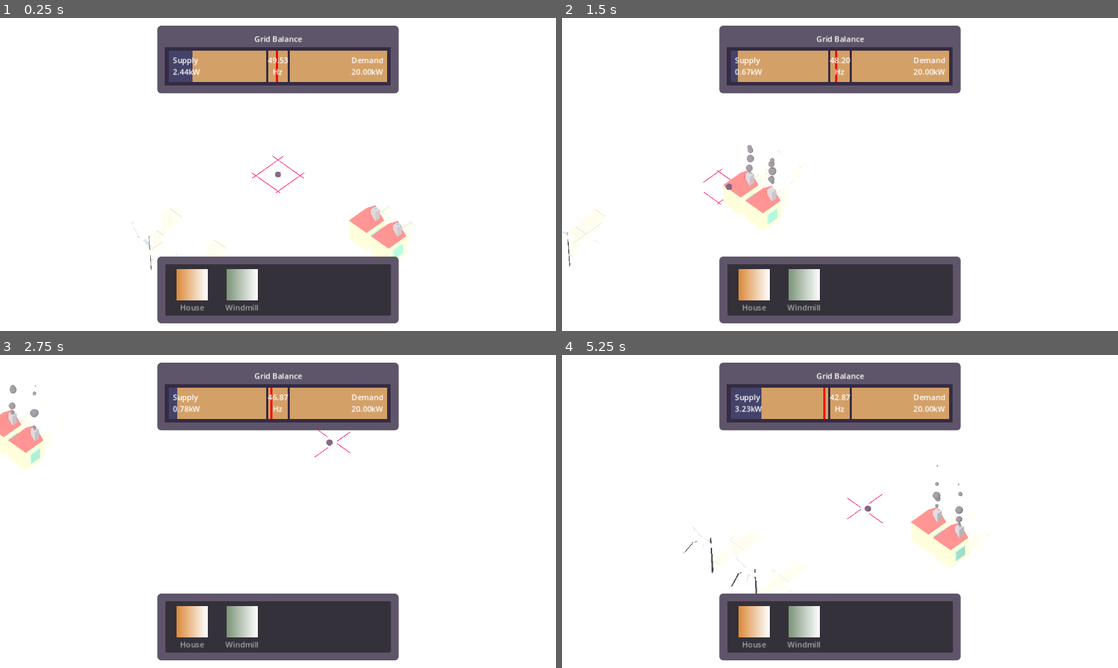
Above: before the commit, frames 1-4 (two rows, left to right).
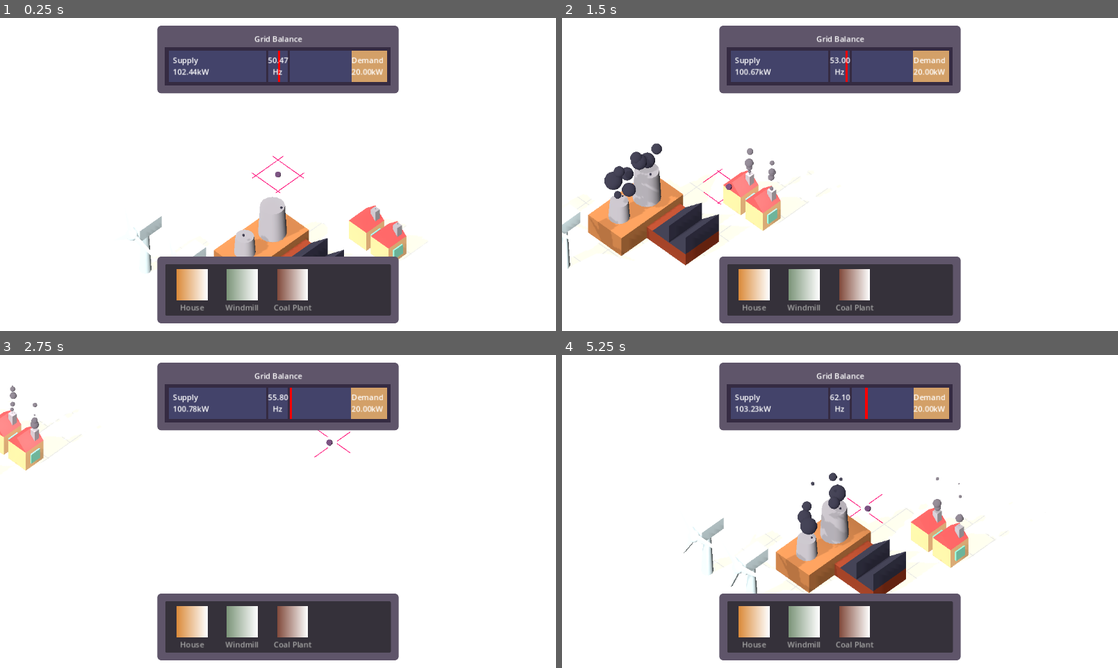
Above: after the commit, the same moments.

Repository: Vandebron/vandebron_game
Game: Godot game, scene res://world/main.tscn
Same seed, same stepped clock (60 frames per second), same inputs: the game is played once before the commit and once after it.
Inputs (mouse positions are in pixels of both pictures, inside the frame that each line leads up to):
- Up to frame 1 (0.25 s): no input
- Up to frame 2 (1.5 s): move the mouse to (962, 158) at 0.52 s; hold D (move_right) 0.53-1.28 s; click (962, 158) at 0.6 s; move the mouse to (728, 190) at 1.27 s; hold S (move_down) from 1.28 s (still down); tap Tab (show_info) at 1.35 s
- Up to frame 3 (2.75 s): move the mouse to (333, 442) at 2.02 s; release S (move_down) at 2.03 s; hold D (move_right) from 2.03 s (still down); click (333, 442) at 2.1 s
- Up to frame 4 (5.25 s): move the mouse to (812, 574) at 2.77 s; release D (move_right) at 2.78 s; hold W (move_up) 2.78-3.53 s; tap Tab (show_info) at 2.85, 4.35 s; move the mouse to (1006, 558) at 3.52 s; hold A (move_left) 3.53-5.03 s; click (1006, 558) at 3.6 s; move the mouse to (673, 464) at 4.27 s; move the mouse to (867, 511) at 5.02 s; hold S (move_down) from 5.03 s (still down); click (867, 511) at 5.1 s

The runs differ from the first frame. In frame 1, 7.0% of the frame differs, in the area x 23-74%, y 10-94%; in frame 2, 9.7%, in the area x 0-64%, y 10-94%; in frame 3, 4.5%; in frame 4, 9.7%.

Commit message:
Fix day-night cycle and tweak some aesthetics
Day night cycle is now plateauing at several points of the day, so the shadow and light doesn't constantly shift. Also made sure the light sources always points at the world origin.

Softer shadows, more saturation. Have been using a pastel color palette. Perhaps change that instead of bumping the saturation up

Diff:
--- a/library/day_night_cycle.tres
+++ b/library/day_night_cycle.tres
@@ -1,5 +1,5 @@
 [gd_resource type="Curve" format=3 uid="uid://bdblxndiqv2tn"]
 
 [resource]
-_data = [Vector2(0, 0), 0.0, -0.0316533, 0, 0, Vector2(0.246305, 0.255746), 0.0, 0.0, 0, 0, Vector2(0.504926, 1), 0.0, 0.0, 0, 0, Vector2(0.748768, 0.250313), 0.0, 0.0, 0, 0, Vector2(1, 0), 0.0152972, 0.0, 0, 0]
-point_count = 5
+_data = [Vector2(0, 0), 0.0, -0.0316533, 0, 0, Vector2(0.0953947, 0.224688), 0.0, 0.0, 0, 0, Vector2(0.246711, 0.224688), 0.0, 0.0, 0, 0, Vector2(0.398021, 1), 0.0, 0.0, 0, 0, Vector2(0.60033, 1), 0.0, 0.0, 0, 0, Vector2(0.754934, 0.219279), 0.0, 0.0, 0, 0, Vector2(0.901316, 0.215673), 0.0, 0.0, 0, 0, Vector2(1, 0), 0.0152972, 0.0, 0, 0]
+point_count = 8
--- a/object/house/house_model.tscn
+++ b/object/house/house_model.tscn
@@ -9,7 +9,7 @@
 diffuse_mode = 3
 specular_mode = 1
 albedo_color = Color(1, 0.854902, 0.690196, 1)
-roughness = 0.0
+roughness = 0.5
 
 [sub_resource type="PrismMesh" id="PrismMesh_sb8vf"]
 size = Vector3(0.8, 0.4, 0.8)
@@ -18,7 +18,7 @@
 diffuse_mode = 3
 specular_mode = 1
 albedo_color = Color(1, 0.470588, 0.470588, 1)
-roughness = 0.0
+roughness = 0.5
 
 [sub_resource type="BoxMesh" id="BoxMesh_rv7fx"]
 size = Vector3(0.1, 0.4, 0.4)
@@ -27,6 +27,7 @@
 diffuse_mode = 3
 specular_mode = 1
 albedo_color = Color(0.635294, 0.862745, 0.780392, 1)
+roughness = 0.5
 emission = Color(1, 1, 0, 1)
 emission_energy_multiplier = 4.0
 disable_receive_shadows = true
@@ -38,6 +39,7 @@
 diffuse_mode = 3
 specular_mode = 1
 albedo_color = Color(0.721569, 0.709804, 0.72549, 1)
+roughness = 0.5
 
 [sub_resource type="Curve" id="Curve_0yacr"]
 _data = [Vector2(0, 0), 0.0, 0.0, 0, 0, Vector2(0.5, 1), 0.0, 0.0, 0, 0, Vector2(1, 0), 0.0, 0.0, 0, 0]
--- a/object/windmill/windmill_material.tres
+++ b/object/windmill/windmill_material.tres
@@ -4,4 +4,4 @@
 diffuse_mode = 3
 specular_mode = 1
 albedo_color = Color(0.870588, 0.913725, 0.921569, 1)
-roughness = 0.0
+roughness = 0.5
--- a/world/main.gd
+++ b/world/main.gd
@@ -3,6 +3,10 @@
 const native_resolution := Vector2i(320, 180)
 
 @export var energy_grid: EnergyGrid
+
+@onready var sun_anchor: Node3D = $SunAnchor
+@onready var sun: DirectionalLight3D = $SunAnchor/Sun
+@onready var moon: DirectionalLight3D = $SunAnchor/Moon
 
 var builder: Builder
 
@@ -16,9 +20,16 @@
 
 
 func _physics_process(_delta: float) -> void:
-	$SunAnchor.rotation.z = PI * Weather.point_of_day
-	$SunAnchor/Sun.visible = !Weather.is_night()
-	$SunAnchor/Moon.visible = Weather.is_night()
+	sun_anchor.rotation.z = PI * Weather.point_of_day
+	sun_anchor.rotation.y = PI * Weather.point_of_day
+	sun.visible = Weather.is_day()
+	moon.visible = Weather.is_night()
+	sun.look_at(Vector3.ZERO)
+	moon.look_at(Vector3.ZERO)
+
+	# TODO: Add dawn/dusk lighting style like this:
+	#sun.light_color = Color.hex(0xd3a068ff)
+	#sun.light_energy = 0.5
 	#$WorldEnvironment.environment.fog_enabled = _is_night()
 
 
--- a/world/main.tscn
+++ b/world/main.tscn
@@ -8,15 +8,21 @@
 [ext_resource type="Theme" uid="uid://bgm6bulhf3ca1" path="res://library/ui/default_theme.tres" id="6_27pu8"]
 [ext_resource type="PackedScene" uid="uid://kplamygjx6ob" path="res://object/windmill/windmill.tscn" id="6_jw3nt"]
 [ext_resource type="PackedScene" uid="uid://vjdf3kwb88ov" path="res://object/house/house.tscn" id="6_q1483"]
+[ext_resource type="PackedScene" uid="uid://fwrp8f25a4dx" path="res://object/coal_plant/coal_plant.tscn" id="7_4quym"]
 [ext_resource type="PackedScene" uid="uid://bcm7rp6xri4cr" path="res://library/energy_grid/grid_balance_gauge.tscn" id="9_doxxx"]
 [ext_resource type="Script" path="res://library/ui/build_menu.gd" id="10_ka3ov"]
 [ext_resource type="Resource" uid="uid://diejrlo4iciyb" path="res://object/house/house_building_def.tres" id="11_l2stq"]
 [ext_resource type="Resource" uid="uid://b0r1cr25214g" path="res://object/windmill/windmill_building_def.tres" id="12_3u0jo"]
+[ext_resource type="Resource" uid="uid://bd15ndqy0tgbi" path="res://object/coal_plant/coal_plant_building_def.tres" id="14_o1e36"]
 
 [sub_resource type="Environment" id="Environment_khv8l"]
 ssao_enabled = true
+ssao_intensity = 4.0
 glow_enabled = true
 fog_density = 0.05
+adjustment_enabled = true
+adjustment_brightness = 0.9
+adjustment_saturation = 1.5
 
 [sub_resource type="BoxShape3D" id="BoxShape3D_fj1y3"]
 size = Vector3(32, 1, 32)
@@ -95,16 +101,16 @@
 environment = SubResource("Environment_khv8l")
 
 [node name="SunAnchor" type="Node3D" parent="."]
+transform = Transform3D(1, -3.48787e-16, 3.48787e-16, 3.48787e-16, 1, -3.48787e-16, -3.48787e-16, 3.48787e-16, 1, 0, 0, 0)
 
 [node name="Sun" type="DirectionalLight3D" parent="SunAnchor"]
-transform = Transform3D(0.829038, -0.336531, 0.446591, 2.78554e-16, 0.798636, 0.601815, -0.559193, -0.498927, 0.662099, 2.08165e-12, 11, 10)
-light_color = Color(1, 1, 0.992157, 1)
+transform = Transform3D(-0.819152, 0.345187, 0.458079, 6.98189e-08, -0.798636, 0.601815, 0.573576, 0.492978, 0.654204, 2.08165e-12, 11, 6)
 light_energy = 0.9
 shadow_enabled = true
-shadow_opacity = 0.5
+shadow_opacity = 0.3
 
 [node name="Moon" type="DirectionalLight3D" parent="SunAnchor"]
-transform = Transform3D(0.829038, 0.336531, 0.446591, 2.78554e-16, 0.798636, -0.601815, -0.559193, 0.498927, 0.662099, 2.08165e-12, -11, 9)
+transform = Transform3D(0.798636, -0.362181, -0.480631, 2.78554e-16, 0.798636, -0.601815, 0.601815, 0.480631, 0.637819, 2.08165e-12, -11, 9)
 light_color = Color(0.262745, 0.262745, 0.415686, 1)
 light_energy = 0.7
 shadow_enabled = true
@@ -172,6 +178,8 @@
 
 [node name="Windmill2" parent="SubViewportContainer/SubViewport/World/EnergyGrid/Producers" instance=ExtResource("6_jw3nt")]
 transform = Transform3D(1, 0, 0, 0, 1, 0, 0, 0, 1, -3, 0, 3)
+
+[node name="CoalPlant" parent="SubViewportContainer/SubViewport/World/EnergyGrid/Producers" instance=ExtResource("7_4quym")]
 
 [node name="Consumers" type="Node3D" parent="SubViewportContainer/SubViewport/World/EnergyGrid"]
 unique_name_in_owner = true
@@ -305,4 +313,4 @@
 item_3/text = "Generator"
 item_3/icon = SubResource("GradientTexture2D_ft275")
 script = ExtResource("10_ka3ov")
-buildings = Array[Resource("res://library/building/building_def.gd")]([ExtResource("11_l2stq"), ExtResource("12_3u0jo")])
+buildings = Array[Resource("res://library/building/building_def.gd")]([ExtResource("11_l2stq"), ExtResource("12_3u0jo"), ExtResource("14_o1e36")])
Not shown: 1 places in world/main.tscn that only renumber resources
